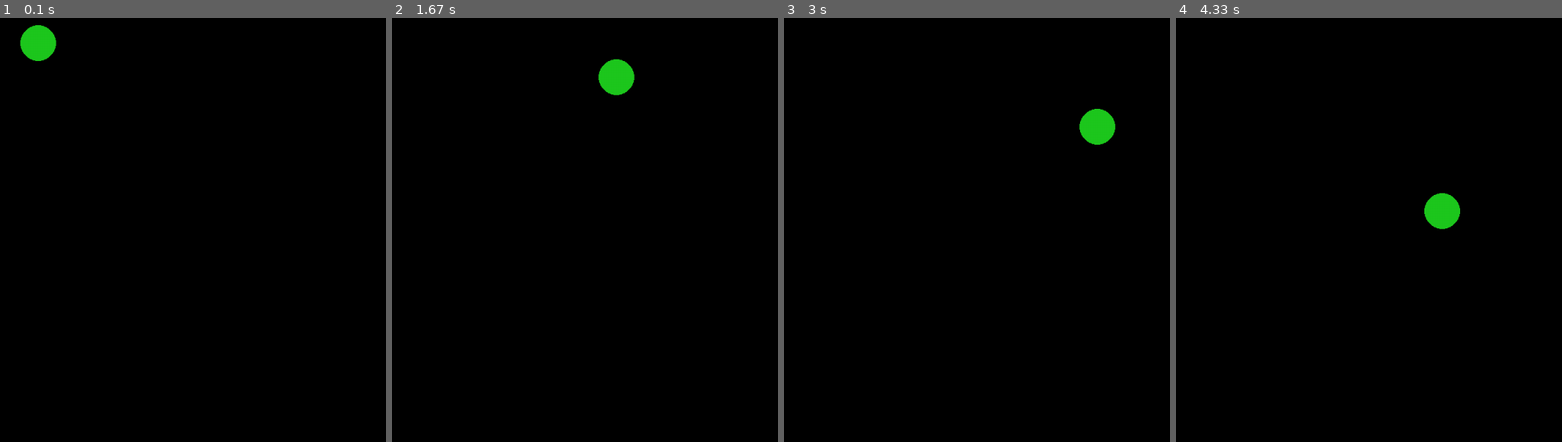
Above: before the commit, frames 1-4 (left to right).
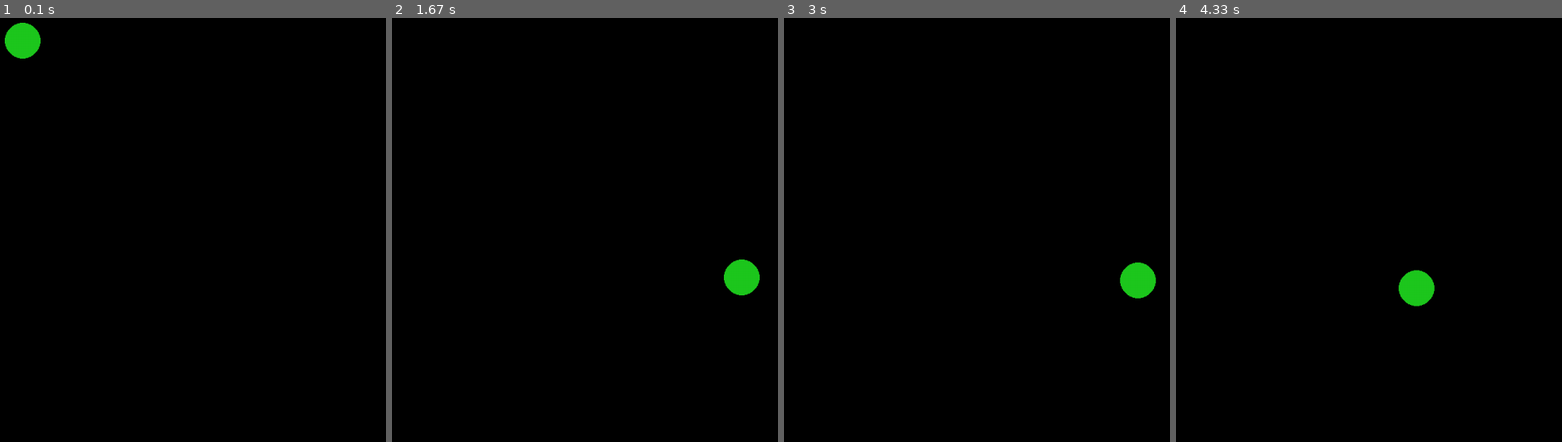
Above: after the commit, the same moments.

Repository: AntonioNvs/Faculdade
Game: pygame game, started from ROBOTICA/STUDYING/vetorial_camp.py
Two runs of this game, one before a commit and one after it. Both use one fixed random seed, a clock stepped at 60 frames per second and the inputs below.
Inputs (mouse positions are in pixels of both pictures, inside the frame that each line leads up to):
- Up to frame 1 (0.1 s): no input
- Up to frame 2 (1.67 s): press the mouse at (747, 280) at 0.37 s; move the mouse to (658, 268) at 0.47 s; release the mouse at (569, 255) at 0.6 s
- Up to frame 3 (3 s): no input
- Up to frame 4 (4.33 s): press the mouse at (1531, 280) at 3.2 s; move the mouse to (1411, 289) at 3.3 s; release the mouse at (1295, 297) at 3.43 s

The runs differ from the first frame. In frame 1, 0.7% of the frame differs, in the area x 1-15%, y 1-11%; in frame 2, 1.3%; in frame 3, 1.3%, in the area x 76-97%, y 21-67%; in frame 4, 1.3%.

Commit message:
Attraction force inserted

Diff:
--- a/ROBOTICA/STUDYING/vetorial_camp.py
+++ b/ROBOTICA/STUDYING/vetorial_camp.py
@@ -1,6 +1,8 @@
 import pygame
 import random
 import math
+
+import numpy as np
 
 class Environment:
   def __init__(self, fps: int) -> None:
@@ -27,54 +29,39 @@
   def execute(self) -> None:
     window_is_open = True
 
-    # Pixels per second
-    velocity = 200
-
     while window_is_open:
       for event in pygame.event.get():
         if event.type == pygame.QUIT:
           window_is_open = False
 
-      x_steps = random.randint(-self.width/2, self.width/2)
-      y_steps = random.randint(-self.width/2, self.height/2)
+      if pygame.mouse.get_pressed()[0]:
+        goal = np.array(pygame.mouse.get_pos())
 
-      # Euclidian distance
-      distance = math.sqrt(x_steps**2 + y_steps**2)
+        while np.linalg.norm(goal-self.robot.pos) > 2:
+          fatt = 0.05*(goal - self.robot.pos)
 
-      frames = int((distance/velocity) * self.fps)
+          self.robot.move(fatt)
 
-      if self.robot.x + x_steps < 2*self.robot.radius: continue
-      if self.robot.y + y_steps < 2*self.robot.radius: continue
-      if self.robot.x + x_steps > self.width - 2*self.robot.radius: continue
-      if self.robot.y + y_steps > self.height - 2*self.robot.radius: continue
+          self.draw_the_window()
+          pygame.time.delay(int(1000 / self.fps))
 
-      for step in range(frames):
-        self.robot.move(x_steps/frames, y_steps/frames, self.width, self.height)
 
-        self.draw_the_window()
-
-        pygame.time.delay(int((distance*1000) / (velocity*frames)))
-
-      pygame.time.delay(500)
-
+      self.draw_the_window()
 
 class Robot:
   def __init__(self, radius: float, x_pos: int = 0, y_pos: int = 0) -> None:
     self.radius = radius
-    self.x = x_pos
-    self.y = y_pos
+    self.pos = np.array([x_pos, y_pos])
 
     self.color = (30, 200, 30)
 
 
   def draw(self, window: pygame.Surface):
-    pygame.draw.circle(window, self.color, (self.x, self.y), self.radius)
+    pygame.draw.circle(window, self.color, (self.pos[0], self.pos[1]), self.radius)
 
 
-  def move(self, x_steps: int, y_steps: int, max_width: int, max_height: int):
-    self.x += x_steps
-    self.y += y_steps
-
+  def move(self, vec: np.ndarray):
+    self.pos = np.add(self.pos, vec)
 
 if __name__ == "__main__":
-  Environment(30).execute()
+  Environment(60).execute()
